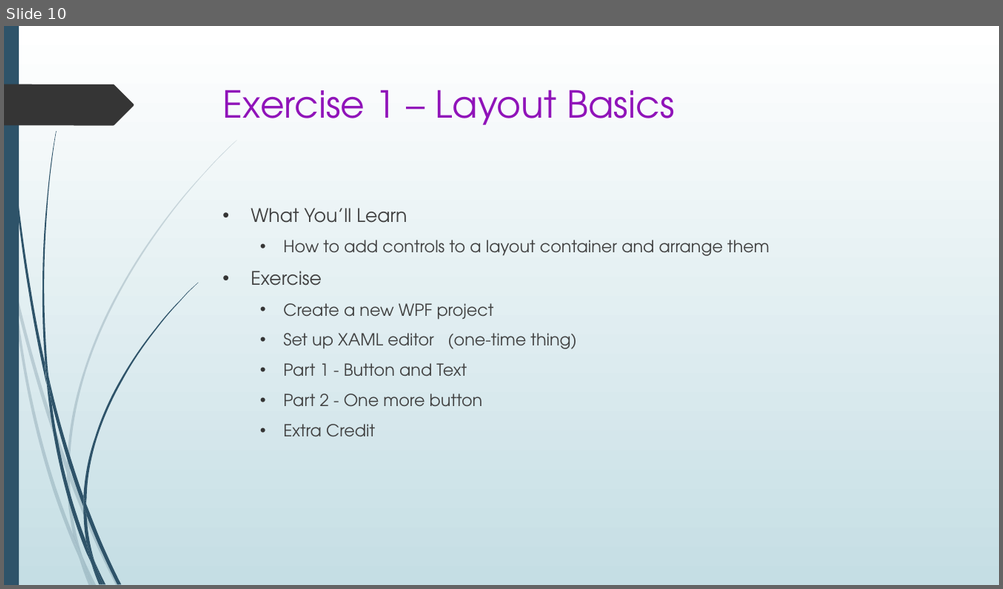
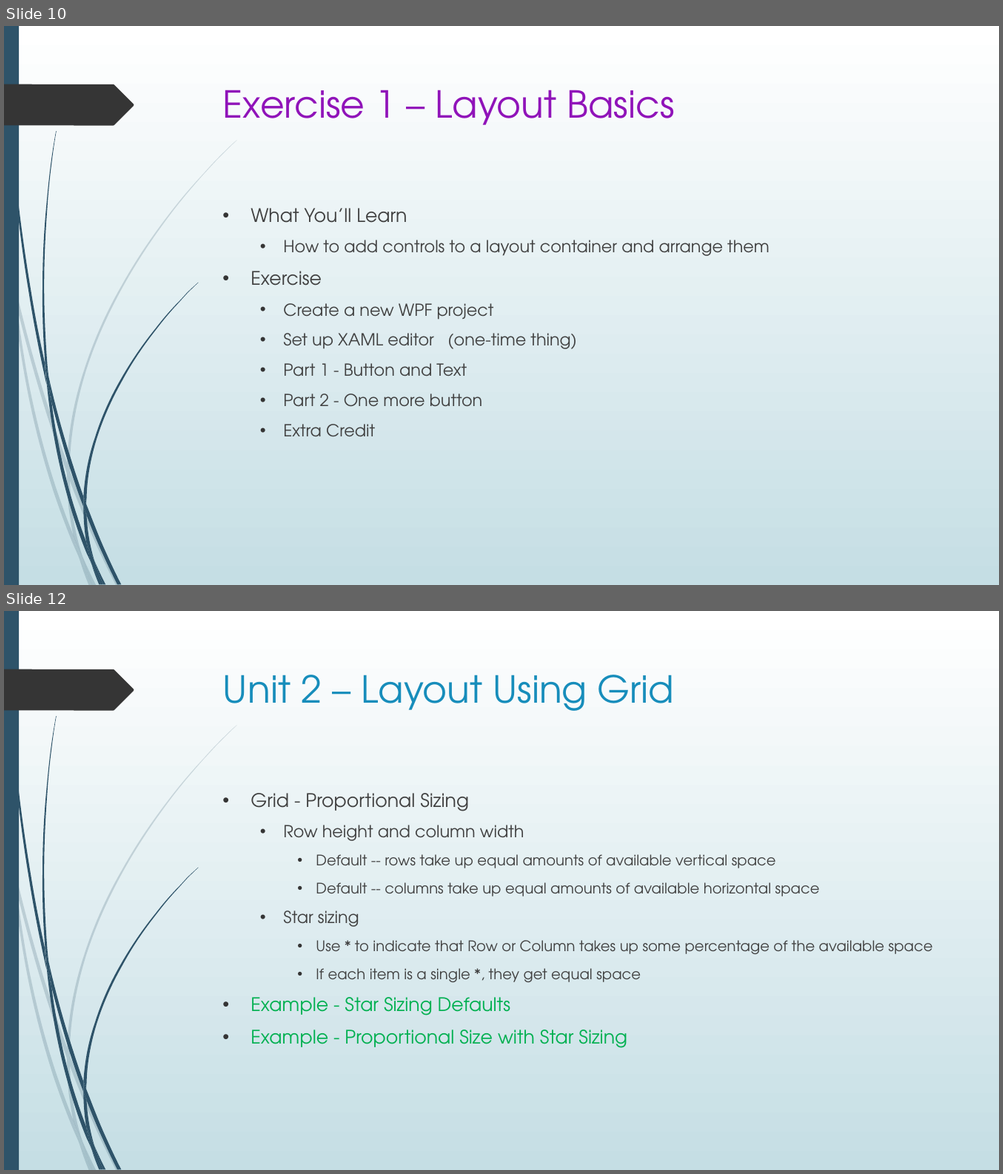
Before and after one commit to seanpsexton/wpf-workshop-solutions, a slide deck: WPF-Workshop-Sexton-Oct2023.pptx. Shown one above the other, each under a label of ours: slide 10 before the commit, slides 10 and 12 after it; the slides between them are not shown. The pictures are 1003x589 and 1003x1174 pixels, drawn with LibreOffice and Linux fonts; fonts in the diff are those of the drawing. Boxes give left, top, right and bottom in pixels: in the first picture for what was removed or moved away, otherwise in the second. Text is boxed around its words. In the diff, an @@ line names an element or a change of style, - is before the commit and + after.

Commit message:
Add Unit 2 to PPT

```diff
--- a/WPF-Workshop-Sexton-Oct2023.pptx
+++ b/WPF-Workshop-Sexton-Oct2023.pptx
@@ slide 12 added at <box>4,611,999,1170</box>, background gradient #FFFFFF to #C5DEE5; not listed: 24 template elements that a slide beside it also shows @@
@@ title added at <box>223,675,674,711</box>, 36 pt, text #178DBB @@
+Unit 2 – Layout Using Grid
@@ text added at <box>250,793,933,1048</box>, 14 pt, text #404040 @@
+• Grid - Proportional Sizing
+  • Row height and column width
+    • Default -- rows take up equal amounts of available vertical space
+    • Default -- columns take up equal amounts of available horizontal space
+  • Star sizing
+    • Use * to indicate that Row or Column takes up some percentage of the available space
+    • If each item is a single *, they get equal space
+• Example - Star Sizing Defaults
+• Example - Proportional Size with Star Sizing
```
Also in this commit, not shown: 1 slide changed, 5 other slides added.
